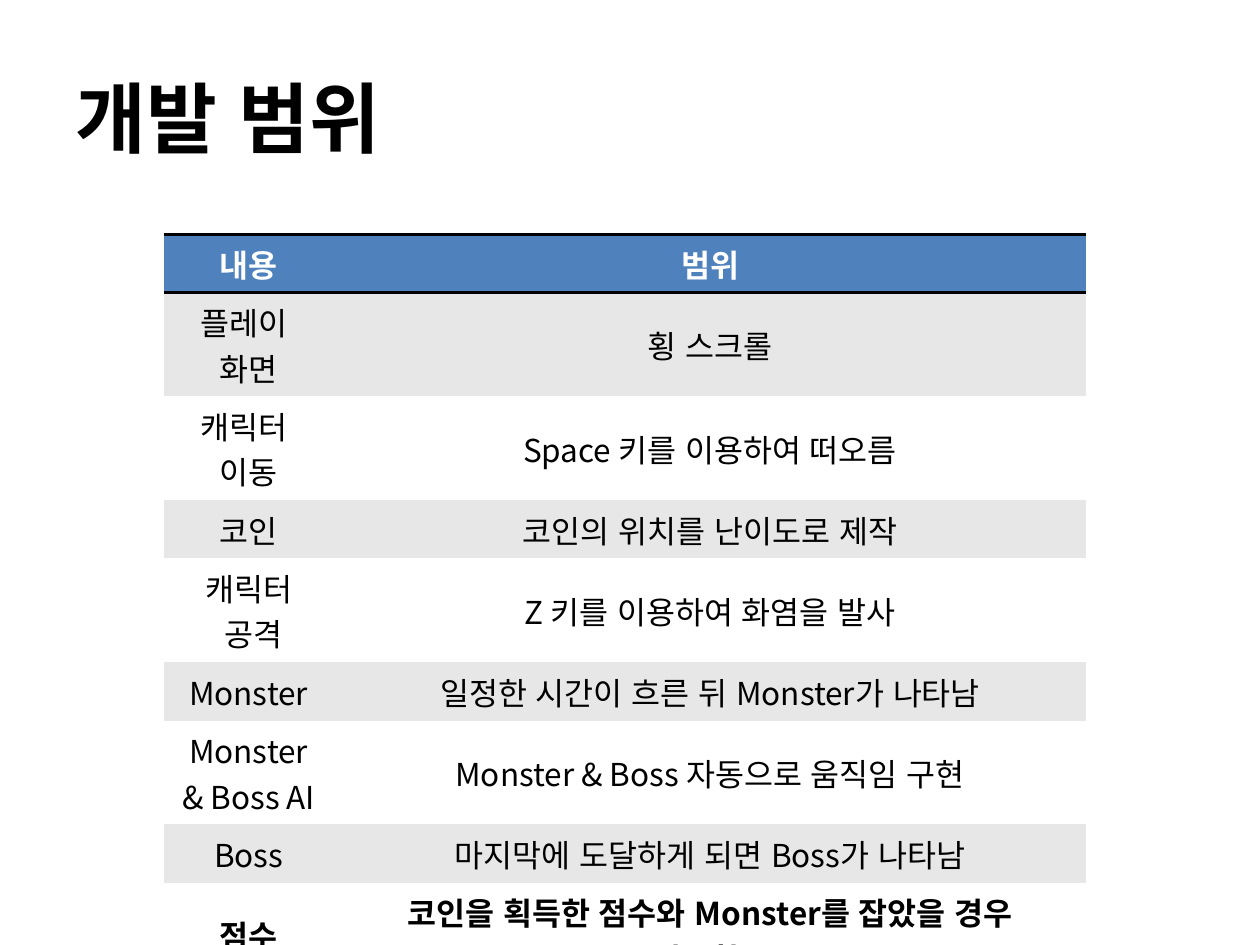
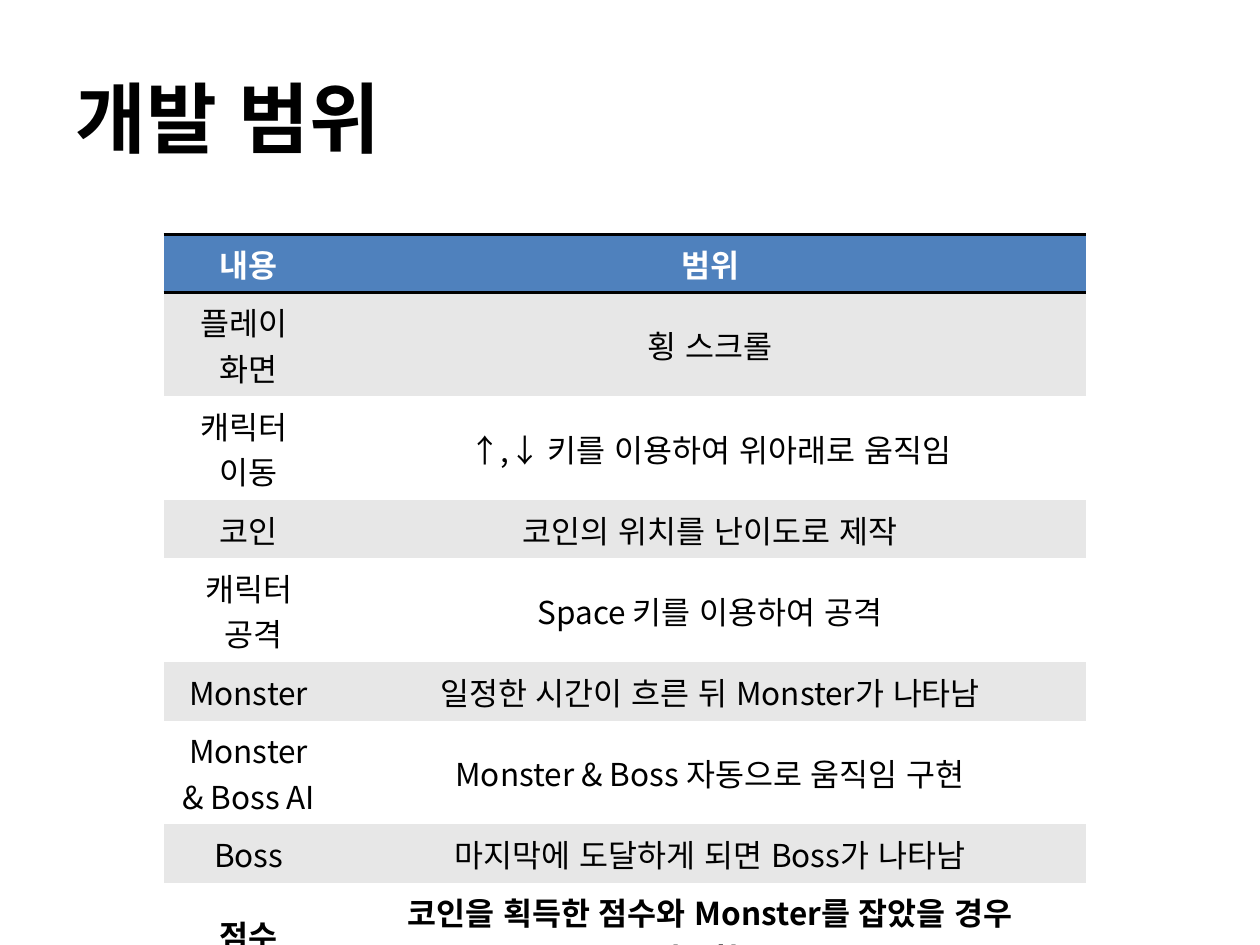
Before and after one commit to hwawonhan/2dgp, a slide deck: slide 6 of project_1.pptx. Drawn at 1260x945 pixels with LibreOffice and Linux fonts; fonts in the diff are those of the drawing; background and template pictures are left out. Boxes give left, top, right and bottom in pixels: in the first picture for what was removed or moved away, otherwise in the second. Text is boxed around its words. In the diff, an @@ line names an element or a change of style, - is before the commit and + after.

```diff
--- a/project_1.pptx
+++ b/project_1.pptx
@@ table at bbox=[164, 234, 1086, 932] @@
-row 3, column 2: Space 키를 이용하여 떠오름
+row 3, column 2: ↑,↓ 키를 이용하여 위아래로 움직임
-row 5, column 2: Z 키를 이용하여 화염을 발사
+row 5, column 2: Space 키를 이용하여 공격
```
Also in this commit, not shown: 1 other slide changed.
